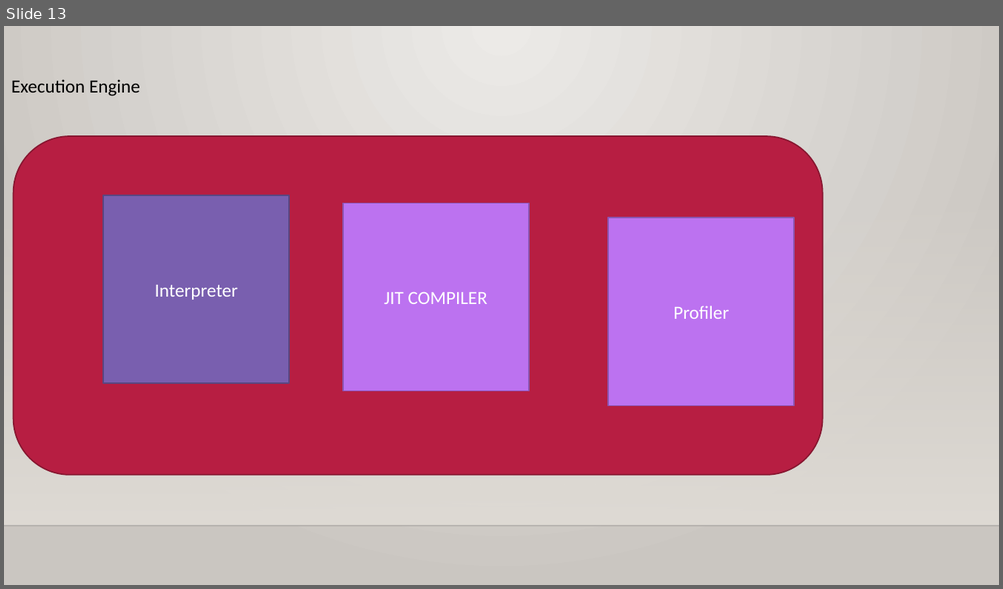
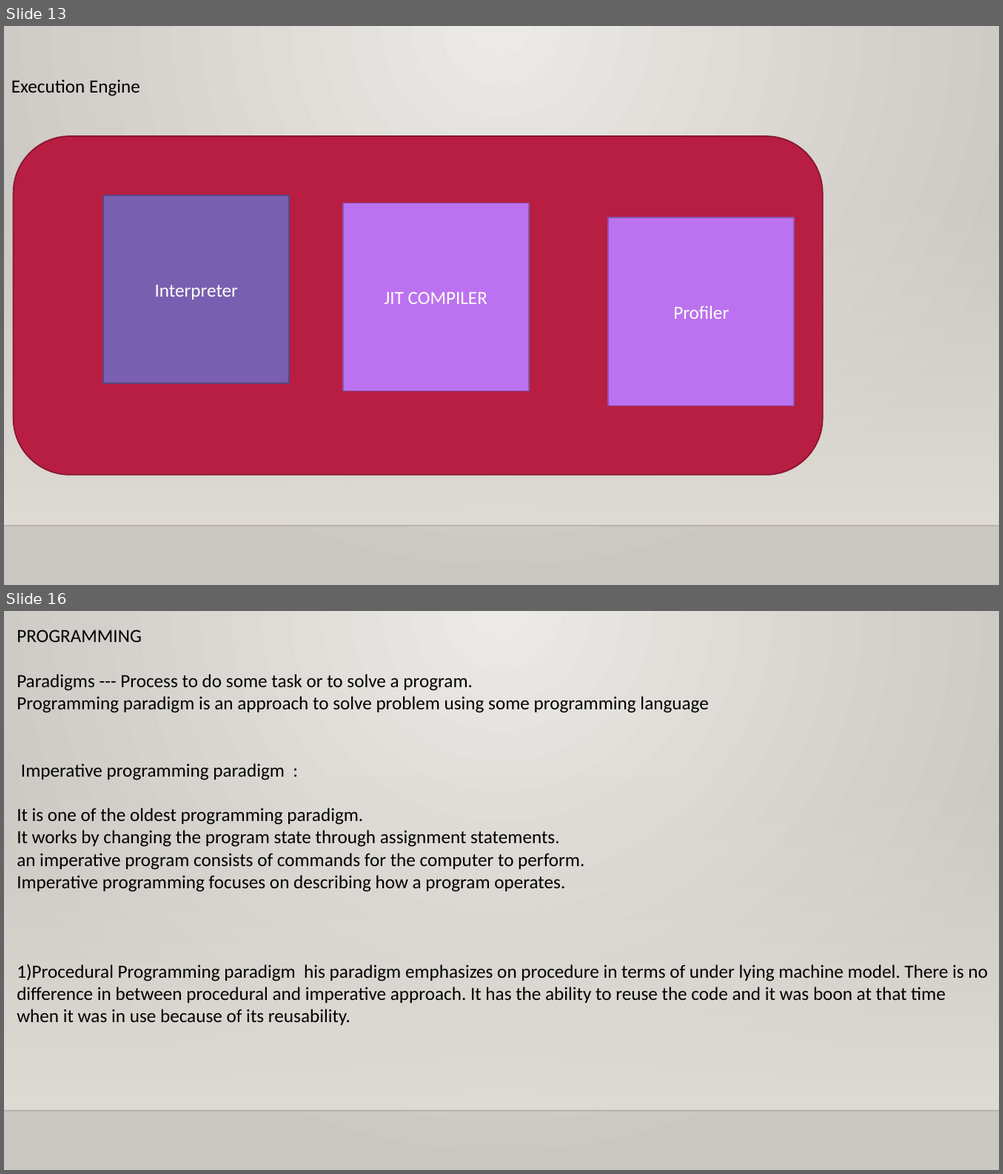
Before and after one commit to vamsisandeep143/javabatch, a slide deck: Core Java training.pptx. Shown one above the other, each under a label of ours: slide 13 before the commit, slides 13 and 16 after it; the slides between them are not shown. The pictures are 1003x589 and 1003x1174 pixels, drawn with LibreOffice and Linux fonts; fonts in the diff are those of the drawing; background and template pictures are left out. Boxes give left, top, right and bottom in pixels: in the first picture for what was removed or moved away, otherwise in the second. Text is boxed around its words. In the diff, an @@ line names an element or a change of style, - is before the commit and + after.

```diff
--- a/Core Java training.pptx
+++ b/Core Java training.pptx
@@ slide 16 added at (4,611,999,1170), background gradient #ECEAE7 to #CAC7C1; not listed: 2 template elements that a slide beside it also shows @@
@@ text added at (17,629,987,1025), 18 pt, text #000000 @@
+PROGRAMMING
+Paradigms --- Process to do some task or to solve a program.
+Programming paradigm is an approach to solve problem using some programming language
+Imperative programming paradigm :
+It is one of the oldest programming paradigm.
+It works by changing the program state through assignment statements.
+an imperative program consists of commands for the computer to perform.
+Imperative programming focuses on describing how a program operates.
+1)Procedural Programming paradigm his paradigm emphasizes on procedure in terms of under lying machine model. There is no difference in between procedural and imperative approach. It has the ability to reuse the code and it was boon at that time when it was in use because of its reusability.
```
Also in this commit, not shown: 3 slides changed, 30 other slides added, 9 slides removed.
